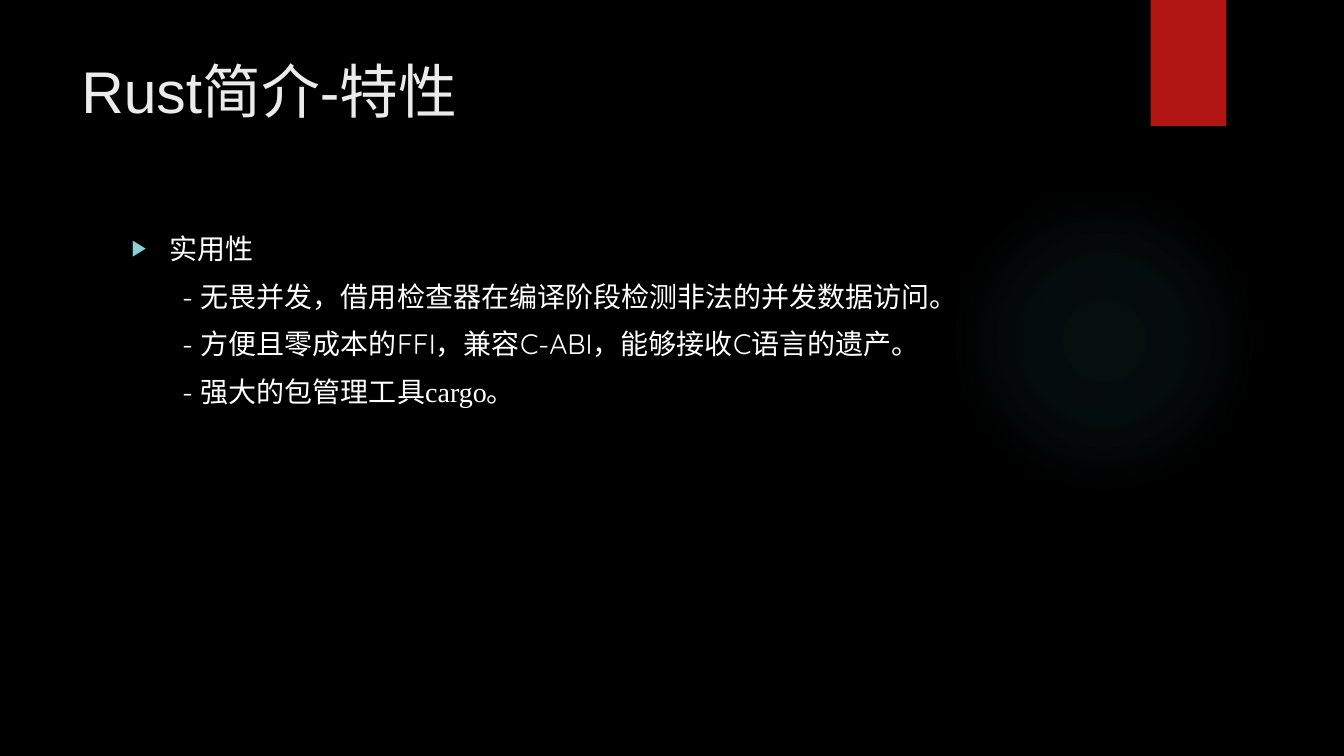
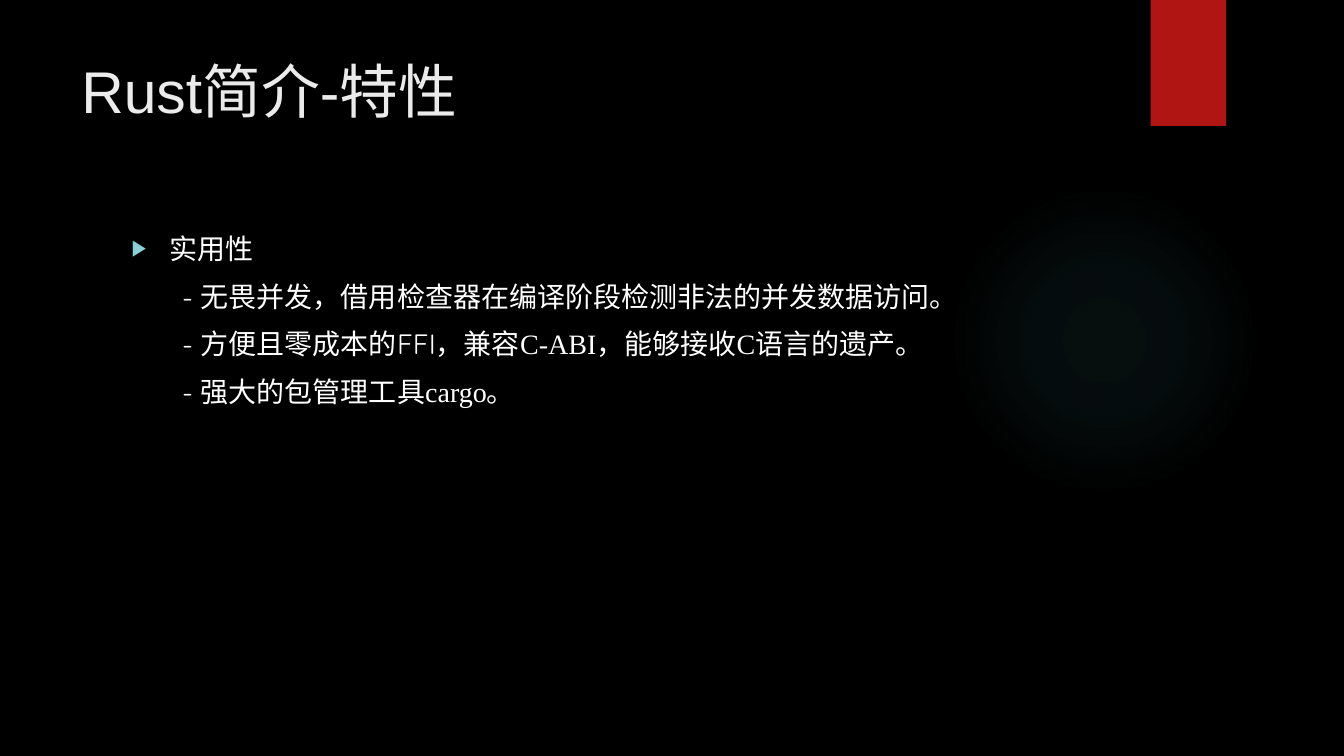
Before and after one commit to hengli-coder/rust_learning, a slide deck: slide 19 of Rust调研.pptx. Drawn at 1344x756 pixels with LibreOffice and Linux fonts; fonts in the diff are those of the drawing; background and template pictures are left out. Boxes give left, top, right and bottom in pixels: in the first picture for what was removed or moved away, otherwise in the second. Text is boxed around its words. In the diff, an @@ line names an element or a change of style, - is before the commit and + after.

```diff
--- a/Rust调研.pptx
+++ b/Rust调研.pptx
@@ text at (201,330,924,357): font Quicksand to Times New Roman in "方便且零成本的FFI，兼容C-ABI，能够接收C语言的遗产。" @@
```
Also in this commit, not shown: 10 other slides changed, 5 slides added, 1 slide removed, 2 other files.
